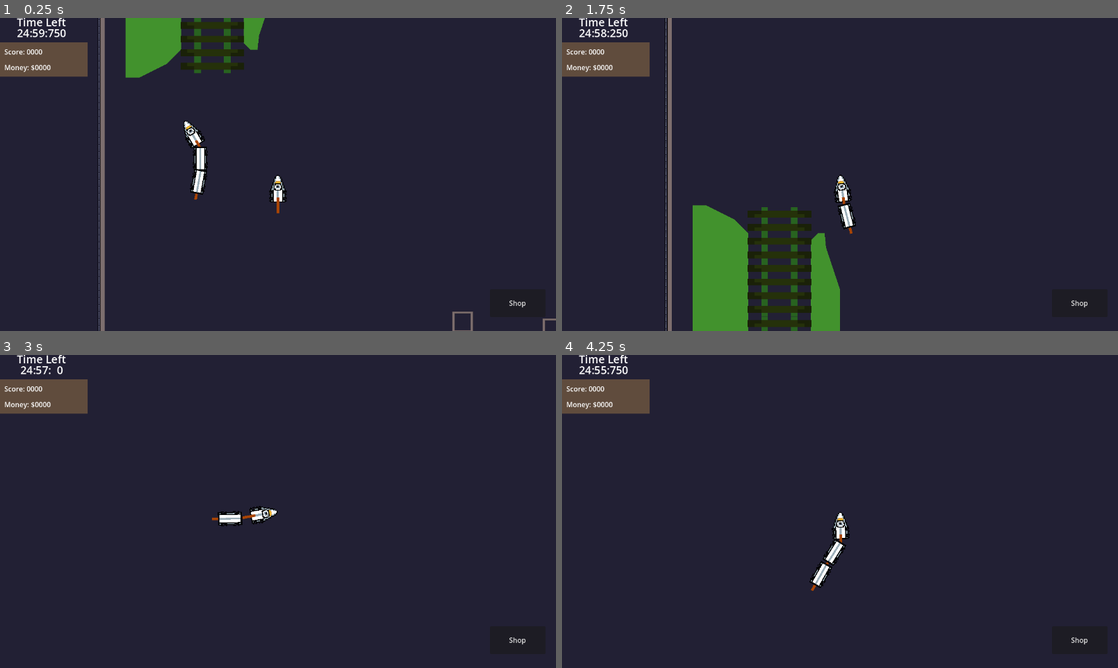
Above: before the commit, frames 1-4 (two rows, left to right).
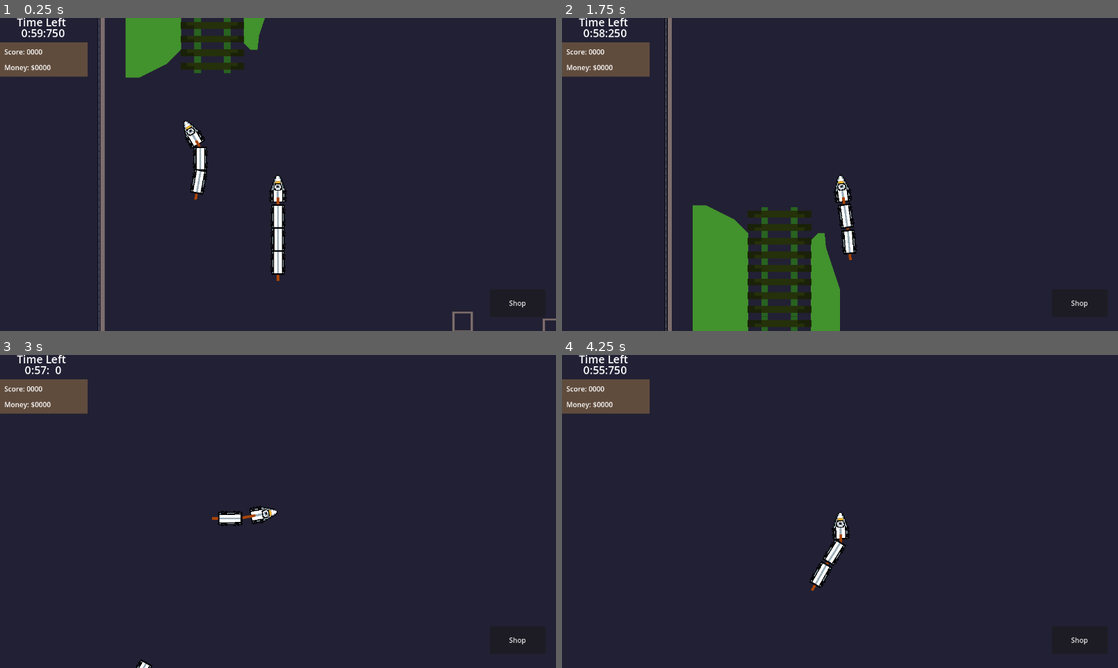
Above: after the commit, the same moments.

Repository: GodMadeEarth/Godot-Wild-Jam-59
Game: Godot game, scene res://sences/game.tscn
Two runs of this game, one before a commit and one after it. Both use one fixed random seed, a clock stepped at 60 frames per second and the inputs below.
Inputs (mouse positions are in pixels of both pictures, inside the frame that each line leads up to):
- Up to frame 1 (0.25 s): no input
- Up to frame 2 (1.75 s): move the mouse to (962, 158) at 0.52 s; hold Up (ui_up) 0.53-1.28 s; tap Shift (Dash) at 0.6 s; move the mouse to (728, 190) at 1.27 s; hold Down (ui_down) from 1.28 s (still down); tap A (Move_L) at 1.35 s
- Up to frame 3 (3 s): move the mouse to (333, 442) at 2.02 s; release Down (ui_down) at 2.03 s; hold D (Move_R) 2.03-2.78 s; hold Up (ui_up) from 2.03 s (still down); move the mouse to (250, 574) at 2.77 s; tap Shift (Dash) at 2.85 s
- Up to frame 4 (4.25 s): move the mouse to (1006, 558) at 3.52 s; release Up (ui_up) at 3.53 s; hold Down (ui_down) from 3.53 s (still down); hold A (Move_L) from 3.53 s (still down)

The runs differ from the first frame. In frame 1, 0.7% of the frame differs, in the area x 3-52%, y 3-84%; in frame 2, 0.5%; in frame 3, 0.2%; in frame 4, 0.2%.

Commit message:
Completed game loop

Diff:
--- a/Godot-wild-jam-59/public scripts/Global data.gd
+++ b/Godot-wild-jam-59/public scripts/Global data.gd
@@ -2,7 +2,7 @@
 
 signal update_score
 signal update_money
-
+signal game_over
 var score:int = 0:
 	set(bonus):
 		score += bonus
@@ -20,4 +20,5 @@
 	pass
 
 func countdown_stoppped():
+	emit_signal("game_over")
 	print("The count down has stopped!!!!!!!!!!!!!!!!!!!!!!!!!!!!!!!!!!!!!")
--- a/Godot-wild-jam-59/sences/Trains/Player/player_controler.gd
+++ b/Godot-wild-jam-59/sences/Trains/Player/player_controler.gd
@@ -4,7 +4,8 @@
 # Called when the node enters the scene tree for the first time.
 func _ready():
 	set_process(true)
-
+	for i in 3:
+		train_head.add_cart()
 
 
 # Called every frame. 'delta' is the elapsed time since the previous frame.
@@ -13,6 +14,8 @@
 	pass
 
 func lisen_for_controles(delta):
+	if train_head.lock_controls:
+		return
 	#Movement controls
 	if Input.is_action_pressed("Move_L"):
 		train_head.set_dir(-1)
--- a/Godot-wild-jam-59/sences/Trains/Train.gd
+++ b/Godot-wild-jam-59/sences/Trains/Train.gd
@@ -12,7 +12,7 @@
 
 var can_dash:bool = true
 var is_dashing:bool = false
-
+var lock_controls = false
 
 @export var rotationStats:Dictionary = {
 	"Base Value" : PI/1.5,
@@ -82,6 +82,7 @@
 		return trainLenghtStats["Base Value"] + (trainLenghtStats["Increment Value By"] * trainLenghtStats["Total Purchaces"])
 
 func _ready():
+	GlobalData.game_over.connect(stop_train)
 	set_physics_process(true)
 
 func _physics_process(delta):
@@ -177,3 +178,7 @@
 
 func money_changed(money):
 	emit_signal("money_recived",money)
+
+func stop_train():
+	lock_controls = true
+	speedStats["Base Value"] = 0
--- /dev/null
+++ b/Godot-wild-jam-59/sences/UI/high_score.gd
@@ -0,0 +1,22 @@
+extends Control
+
+
+# Called when the node enters the scene tree for the first time.
+func _ready():
+	GlobalData.game_over.connect(show_score)
+	pass # Replace with function body.
+
+
+# Called every frame. 'delta' is the elapsed time since the previous frame.
+func _process(delta):
+	pass
+
+
+func _on_return_btm_button_up():
+	get_tree().change_scene_to_file("res://sences/UI/menu.tscn")
+	pass # Replace with function body.
+
+func show_score():
+	visible = true
+	$"VBoxContainer/Current score".text = "Score: "+str(GlobalData.score)
+	pass
--- /dev/null
+++ b/Godot-wild-jam-59/sences/UI/high_score.tscn
@@ -0,0 +1,123 @@
+[gd_scene load_steps=9 format=3 uid="uid://bwfu0sgflnkcm"]
+
+[ext_resource type="Texture2D" uid="uid://7y4yt1us8ydw" path="res://assets/panel background.png" id="1_4tesp"]
+[ext_resource type="Script" path="res://sences/UI/high_score.gd" id="1_6n80u"]
+
+[sub_resource type="Theme" id="Theme_m1jno"]
+Label/font_sizes/font_size = 25
+VBoxContainer/constants/separation = 13
+
+[sub_resource type="StyleBoxFlat" id="StyleBoxFlat_y4qgy"]
+bg_color = Color(0.0745098, 0.0901961, 0.145098, 1)
+border_width_right = 20
+border_width_bottom = 15
+border_color = Color(0.133333, 0.145098, 0.215686, 1)
+border_blend = true
+corner_radius_top_left = 10
+corner_radius_top_right = 10
+corner_radius_bottom_right = 10
+corner_radius_bottom_left = 10
+shadow_color = Color(0.0509804, 0.0509804, 0.0509804, 1)
+shadow_offset = Vector2(5, -5)
+
+[sub_resource type="StyleBoxFlat" id="StyleBoxFlat_jdyjf"]
+bg_color = Color(0.392157, 0.427451, 0.596078, 1)
+border_width_right = 20
+border_width_bottom = 15
+border_color = Color(0.133333, 0.145098, 0.215686, 1)
+border_blend = true
+corner_radius_top_left = 10
+corner_radius_top_right = 10
+corner_radius_bottom_right = 10
+corner_radius_bottom_left = 10
+shadow_color = Color(0.0509804, 0.0509804, 0.0509804, 1)
+shadow_offset = Vector2(5, -5)
+
+[sub_resource type="StyleBoxFlat" id="StyleBoxFlat_78udy"]
+bg_color = Color(0.258824, 0.286275, 0.419608, 1)
+border_width_right = 20
+border_width_bottom = 15
+border_color = Color(0.133333, 0.145098, 0.215686, 1)
+border_blend = true
+corner_radius_top_left = 10
+corner_radius_top_right = 10
+corner_radius_bottom_right = 10
+corner_radius_bottom_left = 10
+shadow_color = Color(0.0509804, 0.0509804, 0.0509804, 1)
+shadow_offset = Vector2(5, -5)
+
+[sub_resource type="StyleBoxFlat" id="StyleBoxFlat_j21wg"]
+bg_color = Color(0.631373, 0.662745, 0.803922, 1)
+border_width_right = 20
+border_width_bottom = 15
+border_color = Color(0.133333, 0.145098, 0.215686, 1)
+border_blend = true
+corner_radius_top_left = 10
+corner_radius_top_right = 10
+corner_radius_bottom_right = 10
+corner_radius_bottom_left = 10
+shadow_color = Color(0.0509804, 0.0509804, 0.0509804, 1)
+shadow_offset = Vector2(5, -5)
+
+[sub_resource type="Theme" id="Theme_2fv5p"]
+Button/styles/disabled = SubResource("StyleBoxFlat_y4qgy")
+Button/styles/hover = SubResource("StyleBoxFlat_jdyjf")
+Button/styles/normal = SubResource("StyleBoxFlat_78udy")
+Button/styles/pressed = SubResource("StyleBoxFlat_j21wg")
+
+[node name="High score" type="Control"]
+layout_mode = 3
+anchors_preset = 15
+anchor_right = 1.0
+anchor_bottom = 1.0
+grow_horizontal = 2
+grow_vertical = 2
+script = ExtResource("1_6n80u")
+
+[node name="TextureRect" type="TextureRect" parent="."]
+texture_filter = 1
+layout_mode = 2
+offset_left = 1032.0
+offset_top = -3.0
+offset_right = 1726.0
+offset_bottom = 592.0
+rotation = 1.5708
+texture = ExtResource("1_4tesp")
+
+[node name="Label" type="Label" parent="."]
+layout_mode = 2
+offset_left = 538.0
+offset_top = 18.0
+offset_right = 920.0
+offset_bottom = 124.0
+theme_override_font_sizes/font_size = 75
+text = "High score"
+
+[node name="VBoxContainer" type="VBoxContainer" parent="."]
+layout_mode = 2
+offset_left = 508.0
+offset_top = 131.0
+offset_right = 958.0
+offset_bottom = 619.0
+theme = SubResource("Theme_m1jno")
+
+[node name="Current score" type="Label" parent="VBoxContainer"]
+layout_mode = 2
+theme_override_font_sizes/font_size = 30
+text = "Score: 0000000"
+horizontal_alignment = 1
+
+[node name="Score" type="Label" parent="VBoxContainer"]
+visible = false
+layout_mode = 2
+text = "1st: 0000000"
+
+[node name="return btm" type="Button" parent="VBoxContainer"]
+custom_minimum_size = Vector2(200, 0)
+layout_mode = 2
+size_flags_horizontal = 4
+size_flags_vertical = 10
+theme = SubResource("Theme_2fv5p")
+text = "Return to menu"
+
+[connection signal="button_up" from="VBoxContainer/return btm" to="." method="_on_return_btm_button_up"]
--- a/Godot-wild-jam-59/sences/UI/menu.gd
+++ b/Godot-wild-jam-59/sences/UI/menu.gd
@@ -4,6 +4,12 @@
 # Called when the node enters the scene tree for the first time.
 func _ready():
 	$Settings.get_node("MarginContainer/VBoxContainer/exit btm").button_up.connect(_on_exit_btm_up)
+	var tween = create_tween()
+	tween.tween_property($Node2D,"position",Vector2(633,200),1)
+#	tween.tween_property($Node2D,"rotation",0,1)
+	tween.tween_property($Node2D,"position",Vector2(633,100),1)
+	tween.set_loops()
+	tween.play()
 	pass # Replace with function body.
 
 
--- a/Godot-wild-jam-59/sences/UI/menu.tscn
+++ b/Godot-wild-jam-59/sences/UI/menu.tscn
@@ -125,12 +125,14 @@
 text = "Quit
 "
 
-[node name="Title" type="Label" parent="."]
-layout_mode = 0
-offset_left = 343.0
-offset_top = 54.0
-offset_right = 995.0
-offset_bottom = 194.0
+[node name="Node2D" type="Node2D" parent="."]
+position = Vector2(633, 146)
+
+[node name="Title" type="Label" parent="Node2D"]
+offset_left = -306.0
+offset_top = -76.0
+offset_right = 346.0
+offset_bottom = 64.0
 theme_override_font_sizes/font_size = 100
 text = "GAME TITLE!!!"
 horizontal_alignment = 1
--- a/Godot-wild-jam-59/sences/UI/player HUD/UI HUD.gd
+++ b/Godot-wild-jam-59/sences/UI/player HUD/UI HUD.gd
@@ -8,6 +8,7 @@
 	$"purchest window".visible = false
 	GlobalData.update_money.connect(update_money)
 	GlobalData.update_score.connect(update_score)
+	GlobalData.game_over.connect(show_score)
 #	$"Info HUD".train_head = train_head
 	for item in items_cotainer.get_children():
 		item.get_child(0).mouse_entered.connect(display_tool_tip)
@@ -46,3 +47,5 @@
 func update_score():
 	$"Info HUD/score and money/VBoxContainer/MarginContainer/Score".text = "Score: "+str(GlobalData.score)
 	pass
+func show_score():
+	$"purchest window".visible = false
--- a/Godot-wild-jam-59/sences/UI/player HUD/UI HUD.tscn
+++ b/Godot-wild-jam-59/sences/UI/player HUD/UI HUD.tscn
@@ -8,6 +8,7 @@
 [ext_resource type="PackedScene" uid="uid://bq0go4q4e1qy0" path="res://sences/UI/upgrades/speed/speed_upgrade.tscn" id="5_i42rs"]
 [ext_resource type="PackedScene" uid="uid://deqjrejmk1jmt" path="res://sences/UI/upgrades/create cart/create cart.tscn" id="6_ca20p"]
 [ext_resource type="Script" path="res://sences/UI/player HUD/Game timer.gd" id="7_fy4fk"]
+[ext_resource type="PackedScene" uid="uid://bwfu0sgflnkcm" path="res://sences/UI/high_score.tscn" id="9_pgjic"]
 
 [sub_resource type="StyleBoxFlat" id="StyleBoxFlat_l4x6h"]
 bg_color = Color(0, 0, 0, 1)
@@ -233,7 +234,7 @@
 offset_bottom = 66.0
 theme_override_constants/separation = -10
 script = ExtResource("7_fy4fk")
-time = 25
+time = 1
 metadata/_edit_group_ = true
 
 [node name="Label" type="Label" parent="Info HUD/Game timer"]
@@ -249,4 +250,12 @@
 horizontal_alignment = 1
 vertical_alignment = 1
 
+[node name="High score" parent="." instance=ExtResource("9_pgjic")]
+visible = false
+layout_mode = 1
+offset_left = -91.0
+offset_top = 23.0
+offset_right = -91.0
+offset_bottom = 23.0
+
 [connection signal="pressed" from="Info HUD/shop button" to="." method="_on_button_pressed"]
Not shown: 5 places in Godot-wild-jam-59/sences/UI/menu.tscn that only renumber resources
Not shown: 1 places in Godot-wild-jam-59/sences/UI/player HUD/UI HUD.tscn that only renumber resources
Not shown: 4 places in Godot-wild-jam-59/sences/UI/settings.tscn that only renumber resources
